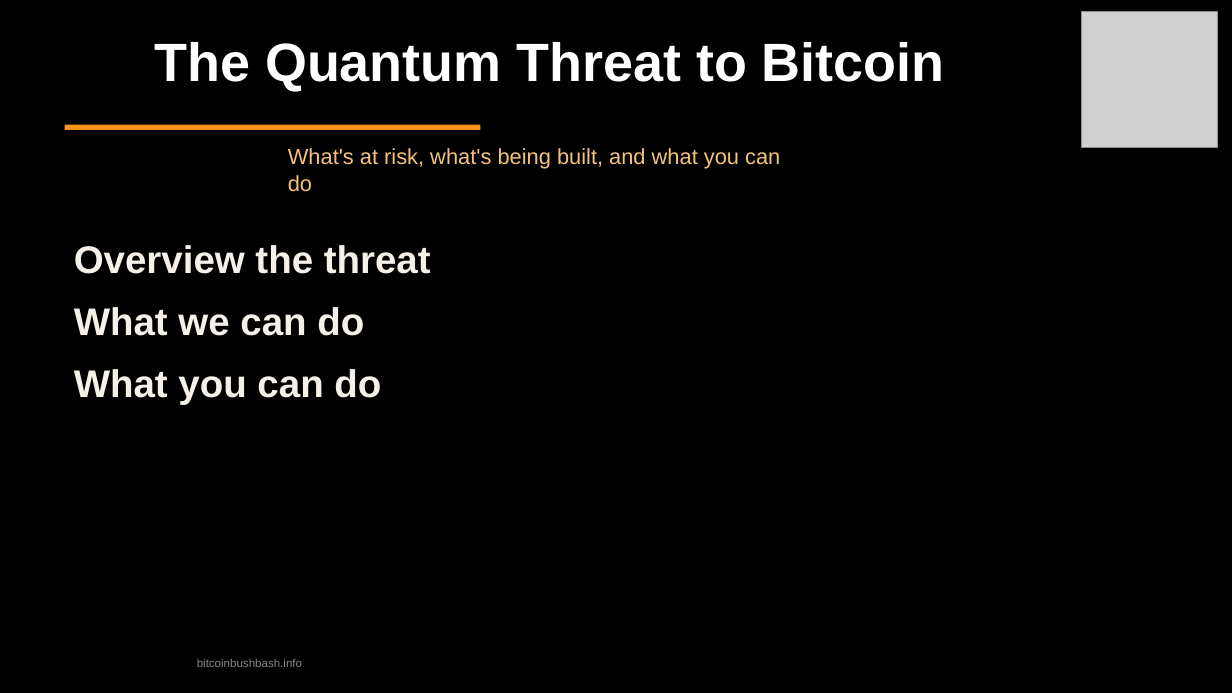
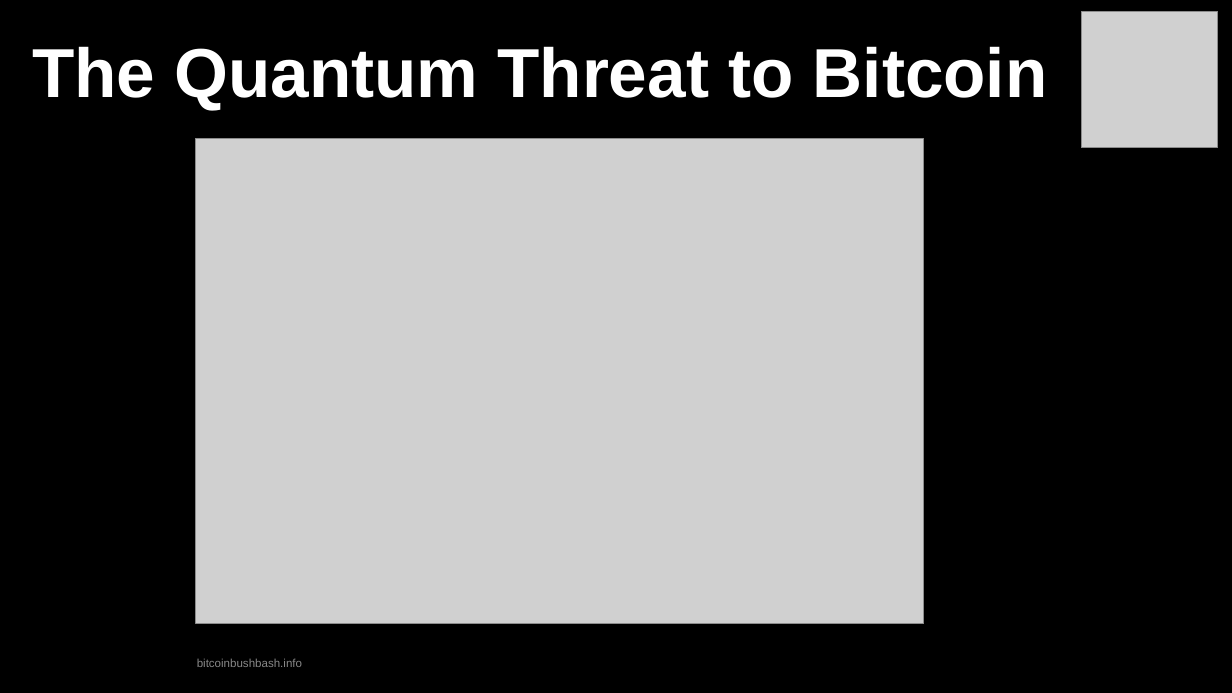
Before and after one commit to TrentOmega/qc-threat, a slide deck: slide 1 of quantum-threat-bitcoin-bushbash.odp. Drawn at 1232x693 pixels with LibreOffice and Linux fonts; fonts in the diff are those of the drawing; grey boxes stand for pictures. Boxes give left, top, right and bottom in pixels: in the first picture for what was removed or moved away, otherwise in the second. Text is boxed around its words. In the diff, an @@ line names an element or a change of style, - is before the commit and + after.

```diff
--- a/quantum-threat-bitcoin-bushbash.odp
+++ b/quantum-threat-bitcoin-bushbash.odp
@@ text "The Quantum Threat to Bitcoin": place and size @@
-text "The Quantum Threat to Bitcoin" at bbox=[154, 42, 944, 91]
+text "The Quantum Threat to Bitcoin" at bbox=[32, 46, 1048, 109]
@@ text "The Quantum Threat to Bitcoin" at bbox=[32, 46, 1048, 109]: size 42 to 54 pt @@
@@ rectangle removed at bbox=[65, 125, 481, 129] @@
@@ picture added at bbox=[196, 139, 924, 624] @@
@@ text removed at bbox=[288, 148, 780, 169] @@
-What's at risk, what's being built, and what you can do
@@ text removed at bbox=[74, 245, 431, 404] @@
-Overview the threat
-What we can do
-What you can do
```
Also in this commit, not shown: 2 other slides changed, 3 slides added, 3 other files.
